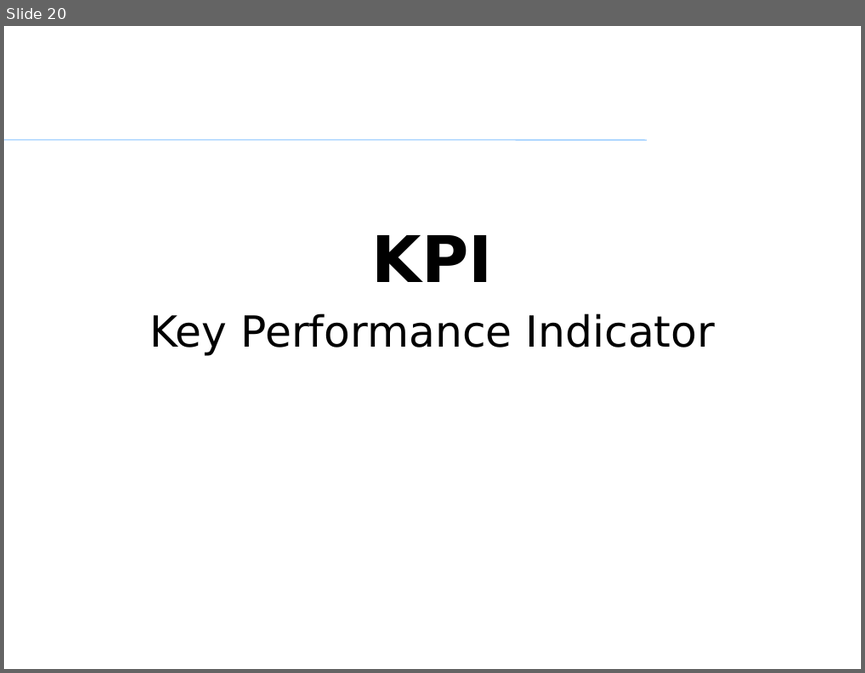
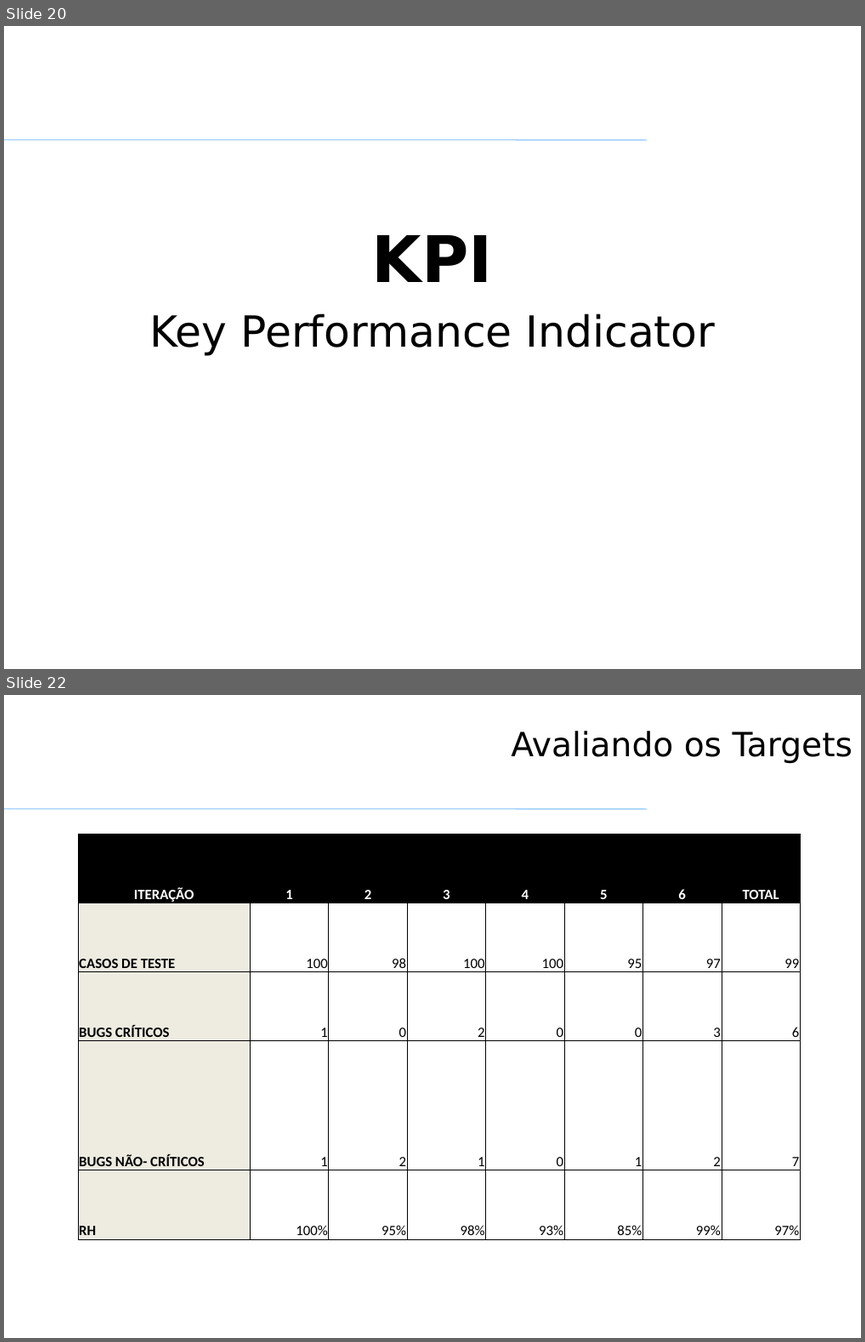
Before and after one commit to VagnerAlcantara/TCC, a slide deck: Qualidade de Produto de SW/Qualidade de produto de SW - TRABALHO.pptx. Shown one above the other, each under a label of ours: slide 20 before the commit, slides 20 and 22 after it; the slides between them are not shown. The pictures are 865x673 and 865x1342 pixels, drawn with LibreOffice and Linux fonts; fonts in the diff are those of the drawing; background and template pictures are left out. Boxes give left, top, right and bottom in pixels: in the first picture for what was removed or moved away, otherwise in the second. Text is boxed around its words. In the diff, an @@ line names an element or a change of style, - is before the commit and + after.

```diff
--- a/Qualidade de Produto de SW/Qualidade de produto de SW - TRABALHO.pptx
+++ b/Qualidade de Produto de SW/Qualidade de produto de SW - TRABALHO.pptx
@@ slide 22 added at [4,695,861,1338], background #FFFFFF; not listed: 1 template element that a slide beside it also shows @@
@@ title added at [511,731,853,763], 28 pt, text #000000 @@
+Avaliando os Targets
@@ table added at [78,834,801,1238], 5 rows, 8 columns @@
+ITERAÇÃO | 1 | 2 | 3 | 4 | 5 | 6 | TOTAL
+CASOS DE TESTE | 100 | 98 | 100 | 100 | 95 | 97 | 99
+BUGS CRÍTICOS | 1 | 0 | 2 | 0 | 0 | 3 | 6
+BUGS NÃO- CRÍTICOS | 1 | 2 | 1 | 0 | 1 | 2 | 7
+RH | 100% | 95% | 98% | 93% | 85% | 99% | 97%
```
Also in this commit, not shown: 9 slides changed, 1 slide removed.
